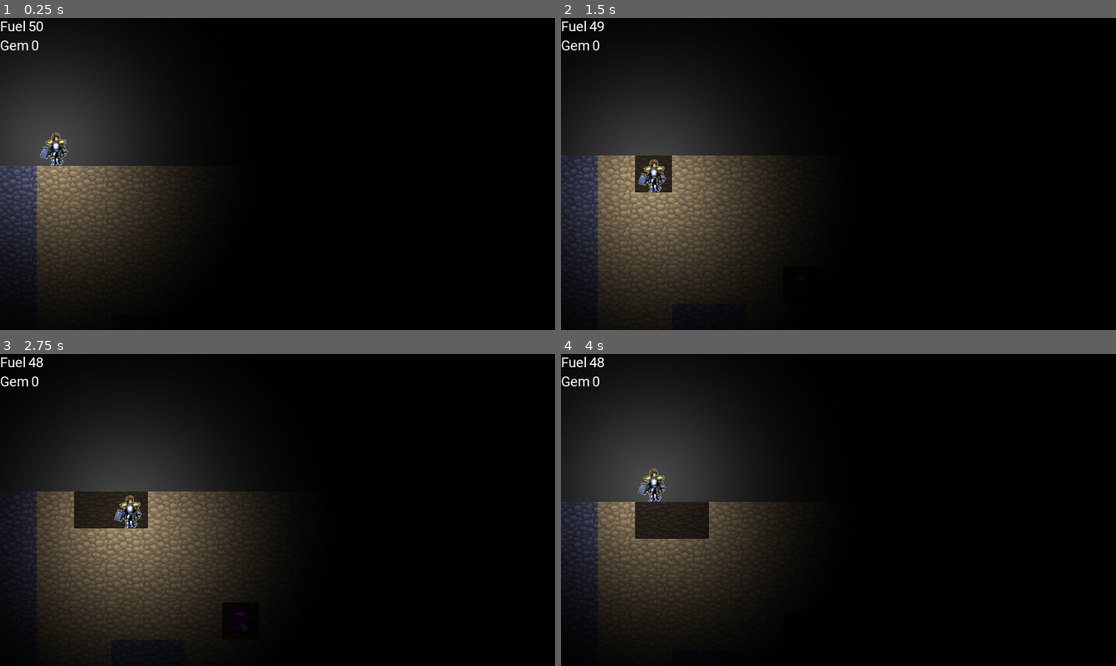
Above: before the commit, frames 1-4 (two rows, left to right).
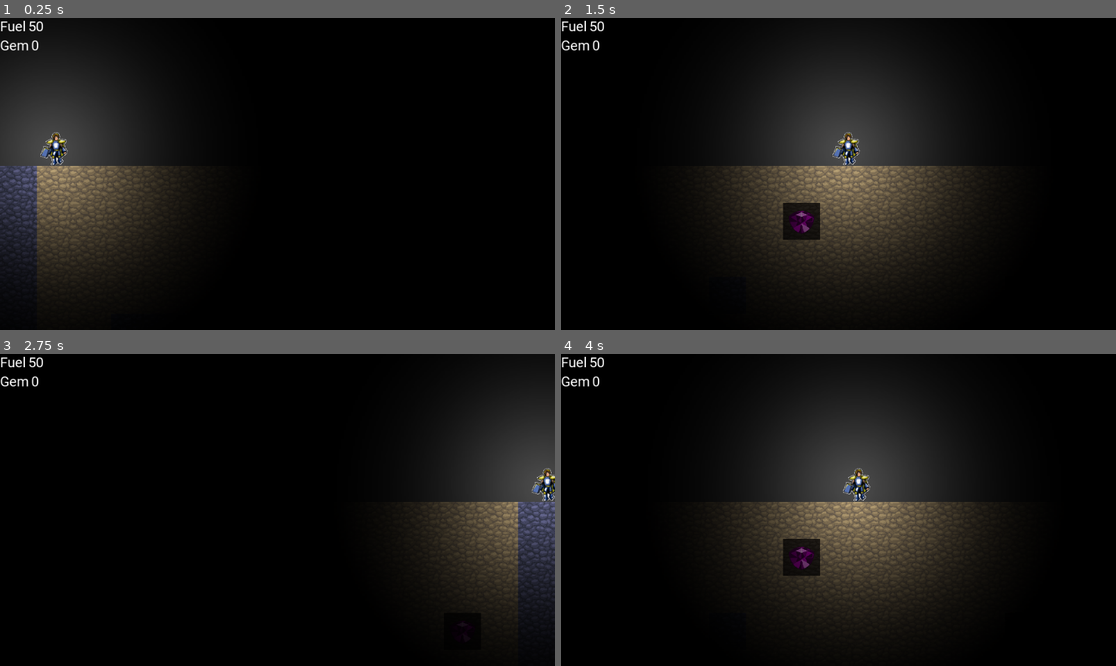
Above: after the commit, the same moments.

Repository: jusw85/ld48-godot
Game: Godot game, scene res://main.tscn
The game is run twice, just before and just after one commit, with the same random seed, the same clock (stepped at 60 frames per second) and the same inputs.
Inputs:
- Up to frame 1 (0.25 s): no input
- Up to frame 2 (1.5 s): tap Enter at 0.5 s; hold Right (ui_right) 0.53-1.28 s; hold Down (ui_down) from 1.28 s (still down)
- Up to frame 3 (2.75 s): tap R (restart) at 2 s; release Down (ui_down) at 2.03 s; hold Right (ui_right) from 2.03 s (still down)
- Up to frame 4 (4 s): release Right (ui_right) at 2.78 s; hold Up (ui_up) 2.78-3.53 s; tap R (restart) at 3.5 s; hold Left (ui_left) from 3.53 s (still down)

The runs differ from the first frame. In frame 1, 0.2% of the frame differs, in the area x 7-13%, y 36-48%; in frame 2, 41%, in the area x 0-78%, y 1-99%; in frame 3, 41%; in frame 4, 41%.

Commit message:
Add level bounds

Diff:
--- a/level/level.tscn
+++ b/level/level.tscn
@@ -1,8 +1,41 @@
-[gd_scene load_steps=5 format=2]
+[gd_scene load_steps=18 format=2]
 
 [ext_resource path="res://level/fuel1.png" type="Texture" id=1]
 [ext_resource path="res://level/gem1.png" type="Texture" id=2]
 [ext_resource path="res://level/soil-all.png" type="Texture" id=5]
+
+[sub_resource type="ConvexPolygonShape2D" id=2]
+points = PoolVector2Array( 0, 0, 64, 0, 64, 64, 0, 64 )
+
+[sub_resource type="ConvexPolygonShape2D" id=3]
+points = PoolVector2Array( 0, 0, 64, 0, 64, 64, 0, 64 )
+
+[sub_resource type="ConvexPolygonShape2D" id=4]
+points = PoolVector2Array( 0, 0, 64, 0, 64, 64, 0, 64 )
+
+[sub_resource type="ConvexPolygonShape2D" id=5]
+points = PoolVector2Array( 0, 0, 64, 0, 64, 64, 0, 64 )
+
+[sub_resource type="ConvexPolygonShape2D" id=6]
+points = PoolVector2Array( 0, 0, 64, 0, 64, 64, 0, 64 )
+
+[sub_resource type="ConvexPolygonShape2D" id=7]
+points = PoolVector2Array( 0, 0, 64, 0, 64, 64, 0, 64 )
+
+[sub_resource type="ConvexPolygonShape2D" id=8]
+points = PoolVector2Array( 0, 0, 64, 0, 64, 64, 0, 64 )
+
+[sub_resource type="ConvexPolygonShape2D" id=9]
+points = PoolVector2Array( 0, 0, 64, 0, 64, 64, 0, 64 )
+
+[sub_resource type="ConvexPolygonShape2D" id=10]
+points = PoolVector2Array( 0, 0, 64, 0, 64, 64, 0, 64 )
+
+[sub_resource type="ConvexPolygonShape2D" id=11]
+points = PoolVector2Array( 0, 0, 64, 0, 64, 64, 0, 64 )
+
+[sub_resource type="ConvexPolygonShape2D" id=12]
+points = PoolVector2Array( 0, 0, 64, 0, 64, 64, 0, 64 )
 
 [sub_resource type="TileSet" id=1]
 0/name = "fuel1.png 0"
@@ -50,10 +83,83 @@
 4/navigation_offset = Vector2( 0, 0 )
 4/shape_offset = Vector2( 0, 0 )
 4/shape_transform = Transform2D( 1, 0, 0, 1, 0, 0 )
+4/shape = SubResource( 2 )
 4/shape_one_way = false
-4/shape_one_way_margin = 0.0
-4/shapes = [  ]
+4/shape_one_way_margin = 1.0
+4/shapes = [ {
+"autotile_coord": Vector2( 0, 0 ),
+"one_way": false,
+"one_way_margin": 1.0,
+"shape": SubResource( 2 ),
+"shape_transform": Transform2D( 1, 0, 0, 1, 0, 0 )
+}, {
+"autotile_coord": Vector2( 0, 0 ),
+"one_way": false,
+"one_way_margin": 1.0,
+"shape": SubResource( 3 ),
+"shape_transform": Transform2D( 1, 0, 0, 1, 0, 0 )
+}, {
+"autotile_coord": Vector2( 0, 0 ),
+"one_way": false,
+"one_way_margin": 1.0,
+"shape": SubResource( 4 ),
+"shape_transform": Transform2D( 1, 0, 0, 1, 0, 0 )
+}, {
+"autotile_coord": Vector2( 2, 0 ),
+"one_way": false,
+"one_way_margin": 1.0,
+"shape": SubResource( 5 ),
+"shape_transform": Transform2D( 1, 0, 0, 1, 0, 0 )
+}, {
+"autotile_coord": Vector2( 1, 0 ),
+"one_way": false,
+"one_way_margin": 1.0,
+"shape": SubResource( 6 ),
+"shape_transform": Transform2D( 1, 0, 0, 1, 0, 0 )
+}, {
+"autotile_coord": Vector2( 3, 0 ),
+"one_way": false,
+"one_way_margin": 1.0,
+"shape": SubResource( 7 ),
+"shape_transform": Transform2D( 1, 0, 0, 1, 0, 0 )
+}, {
+"autotile_coord": Vector2( 4, 0 ),
+"one_way": false,
+"one_way_margin": 1.0,
+"shape": SubResource( 8 ),
+"shape_transform": Transform2D( 1, 0, 0, 1, 0, 0 )
+}, {
+"autotile_coord": Vector2( 5, 0 ),
+"one_way": false,
+"one_way_margin": 1.0,
+"shape": SubResource( 9 ),
+"shape_transform": Transform2D( 1, 0, 0, 1, 0, 0 )
+}, {
+"autotile_coord": Vector2( 5, 0 ),
+"one_way": false,
+"one_way_margin": 1.0,
+"shape": SubResource( 10 ),
+"shape_transform": Transform2D( 1, 0, 0, 1, 0, 0 )
+}, {
+"autotile_coord": Vector2( 6, 0 ),
+"one_way": false,
+"one_way_margin": 1.0,
+"shape": SubResource( 11 ),
+"shape_transform": Transform2D( 1, 0, 0, 1, 0, 0 )
+}, {
+"autotile_coord": Vector2( 7, 0 ),
+"one_way": false,
+"one_way_margin": 1.0,
+"shape": SubResource( 12 ),
+"shape_transform": Transform2D( 1, 0, 0, 1, 0, 0 )
+} ]
 4/z_index = 0
+
+[sub_resource type="RectangleShape2D" id=13]
+extents = Vector2( 32, 2000 )
+
+[sub_resource type="RectangleShape2D" id=14]
+extents = Vector2( 1000, 32 )
 
 [node name="Node2D" type="Node2D"]
 
@@ -61,3 +167,21 @@
 tile_set = SubResource( 1 )
 format = 1
 tile_data = PoolIntArray( 0, 4, 7, 1, 4, 1, 2, 4, 1, 3, 4, 1, 4, 4, 1, 5, 4, 1, 6, 4, 1, 7, 4, 1, 8, 4, 1, 9, 4, 1, 10, …(9077 unchanged characters)…
+
+[node name="LeftBounds" type="StaticBody2D" parent="."]
+
+[node name="CollisionShape2D" type="CollisionShape2D" parent="LeftBounds"]
+position = Vector2( -32, 1000 )
+shape = SubResource( 13 )
+
+[node name="RightBounds" type="StaticBody2D" parent="."]
+
+[node name="CollisionShape2D" type="CollisionShape2D" parent="RightBounds"]
+position = Vector2( 1312, 1000 )
+shape = SubResource( 13 )
+
+[node name="LowerBounds" type="StaticBody2D" parent="."]
+
+[node name="CollisionShape2D" type="CollisionShape2D" parent="LowerBounds"]
+position = Vector2( 600, 2080 )
+shape = SubResource( 14 )
--- a/player/player.gd
+++ b/player/player.gd
@@ -7,6 +7,7 @@
 signal fuel_changed
 signal gem_changed
 
+export var walk_speed := 960.0
 export var start_fuel := 30
 export var start_pos := Vector2(1, -1)
 export var gem_pickup_value := 1
@@ -20,8 +21,10 @@
 
 const Main := preload("res://main.gd")
 const End := preload("res://gui/end.tscn")
+const DirectionalInput := preload("res://player/directional_input.gd")
 onready var game: Main = $"../"
 onready var tilemap: TileMap = $"../Level/TileMap"
+onready var dir_input: DirectionalInput = $DirectionalInput
 
 
 func _ready() -> void:
@@ -36,19 +39,19 @@
 			get_tree().reload_current_scene()
 		else:
 			return
-	var left_just_pressed := event.is_action_pressed("ui_left")
-	var right_just_pressed := event.is_action_pressed("ui_right")
-	var up_just_pressed := event.is_action_pressed("ui_up")
-	var down_just_pressed := event.is_action_pressed("ui_down")
-
-	if right_just_pressed:
-		_handle_move(1, 0)
-	if left_just_pressed:
-		_handle_move(-1, 0)
-	if down_just_pressed:
-		_handle_move(0, 1)
-	if up_just_pressed:
-		_handle_move(0, -1)
+#	var left_just_pressed := event.is_action_pressed("ui_left")
+#	var right_just_pressed := event.is_action_pressed("ui_right")
+#	var up_just_pressed := event.is_action_pressed("ui_up")
+#	var down_just_pressed := event.is_action_pressed("ui_down")
+#
+#	if right_just_pressed:
+#		_handle_move(1, 0)
+#	if left_just_pressed:
+#		_handle_move(-1, 0)
+#	if down_just_pressed:
+#		_handle_move(0, 1)
+#	if up_just_pressed:
+#		_handle_move(0, -1)
 
 
 func _handle_move(x: int, y: int):
@@ -95,3 +98,10 @@
 func _grid_to_pos():
 	position.x = 32 + (grid_pos.x * 64)
 	position.y = 32 + ((grid_pos.y + 1) * 64)
+
+
+func _physics_process(delta) -> void:
+	var dir = dir_input.get_input()
+	var velocity = dir * walk_speed
+	velocity.y = clamp(velocity.y, 0, INF)
+	move_and_slide(velocity)
--- a/player/player.tscn
+++ b/player/player.tscn
@@ -6,9 +6,11 @@
 [ext_resource path="res://player/mask.png" type="Texture" id=4]
 
 [sub_resource type="RectangleShape2D" id=1]
-extents = Vector2( 32, 32 )
+extents = Vector2( 15.6938, 28.7737 )
 
 [node name="KinematicBody2D" type="KinematicBody2D"]
+collision_layer = 4
+collision_mask = 3
 script = ExtResource( 2 )
 
 [node name="DirectionalInput" type="Node" parent="."]
@@ -18,6 +20,7 @@
 texture = ExtResource( 3 )
 
 [node name="Hitbox" type="CollisionShape2D" parent="."]
+position = Vector2( -1.68179, 4.2045 )
 shape = SubResource( 1 )
 
 [node name="Camera2D" type="Camera2D" parent="."]
--- a/project.godot
+++ b/project.godot
@@ -64,6 +64,7 @@
 
 2d_physics/layer_1="solid"
 2d_physics/layer_2="collectibles"
+2d_physics/layer_3="player"
 
 [rendering]
 
